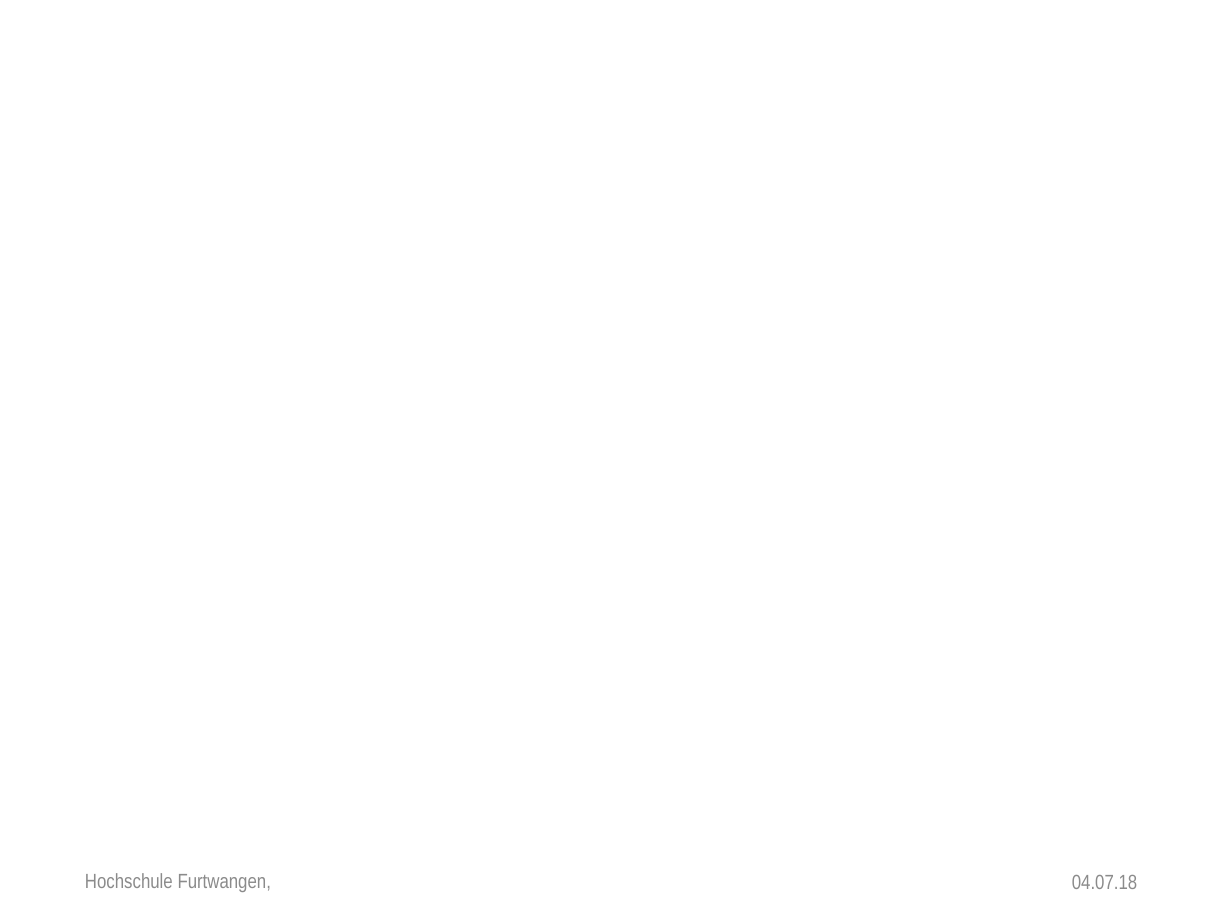
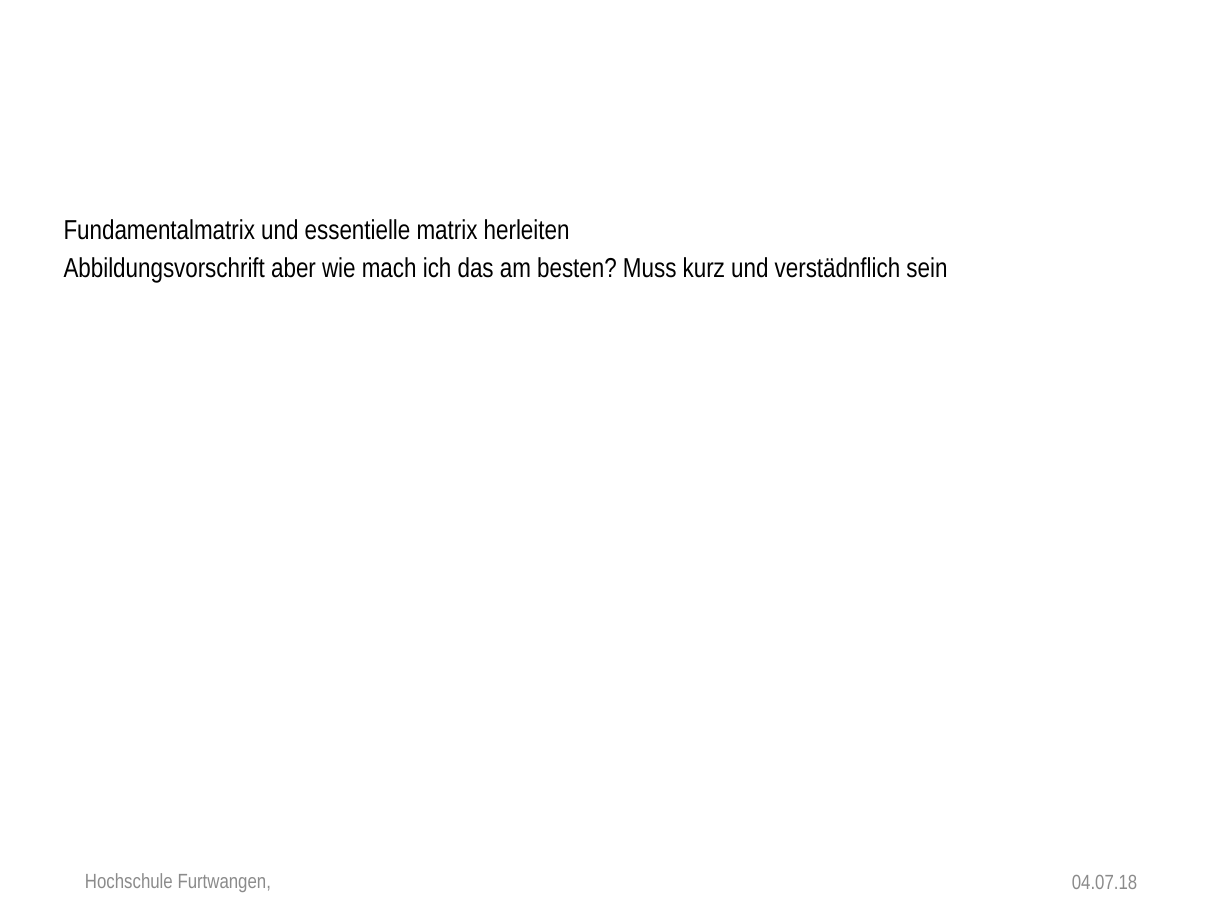
Before and after one commit to anjak610/MasterDuCC, a slide deck: slide 8 of Thesis/Disputation/PowerPointPresentation/New_Dispo_HFU_Design.pptx. Drawn at 1232x924 pixels with LibreOffice and Linux fonts; fonts in the diff are those of the drawing; background and template pictures are left out. Boxes give left, top, right and bottom in pixels: in the first picture for what was removed or moved away, otherwise in the second. Text is boxed around its words. In the diff, an @@ line names an element or a change of style, - is before the commit and + after.

```diff
--- a/Thesis/Disputation/PowerPointPresentation/New_Dispo_HFU_Design.pptx
+++ b/Thesis/Disputation/PowerPointPresentation/New_Dispo_HFU_Design.pptx
@@ text added at (64, 219, 947, 283), 16 pt, text #000000 @@
+Fundamentalmatrix und essentielle matrix herleiten
+Abbildungsvorschrift aber wie mach ich das am besten? Muss kurz und verstädnflich sein
```
Also in this commit, not shown: 2 other slides changed, 1 other file.
